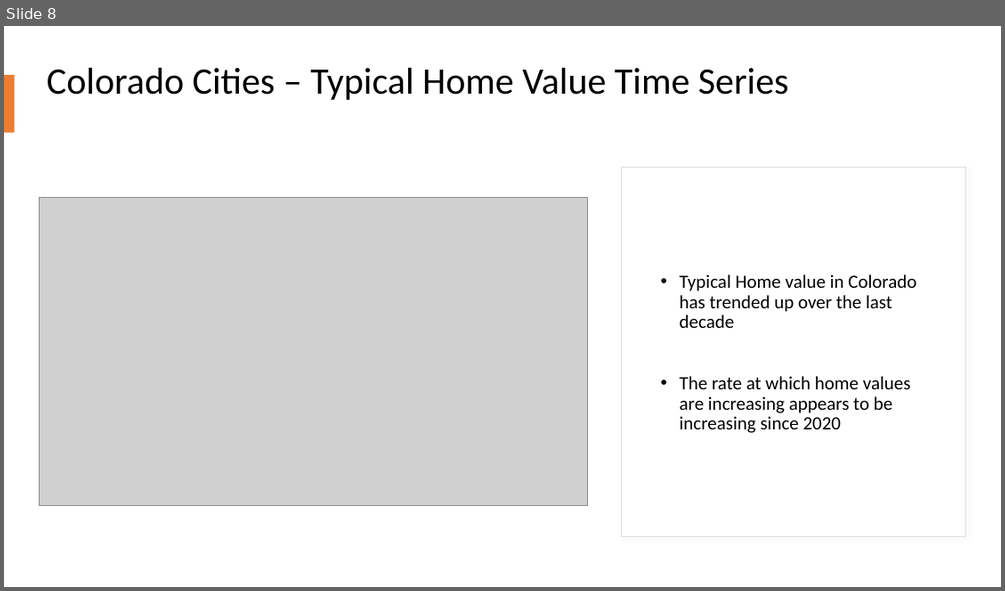
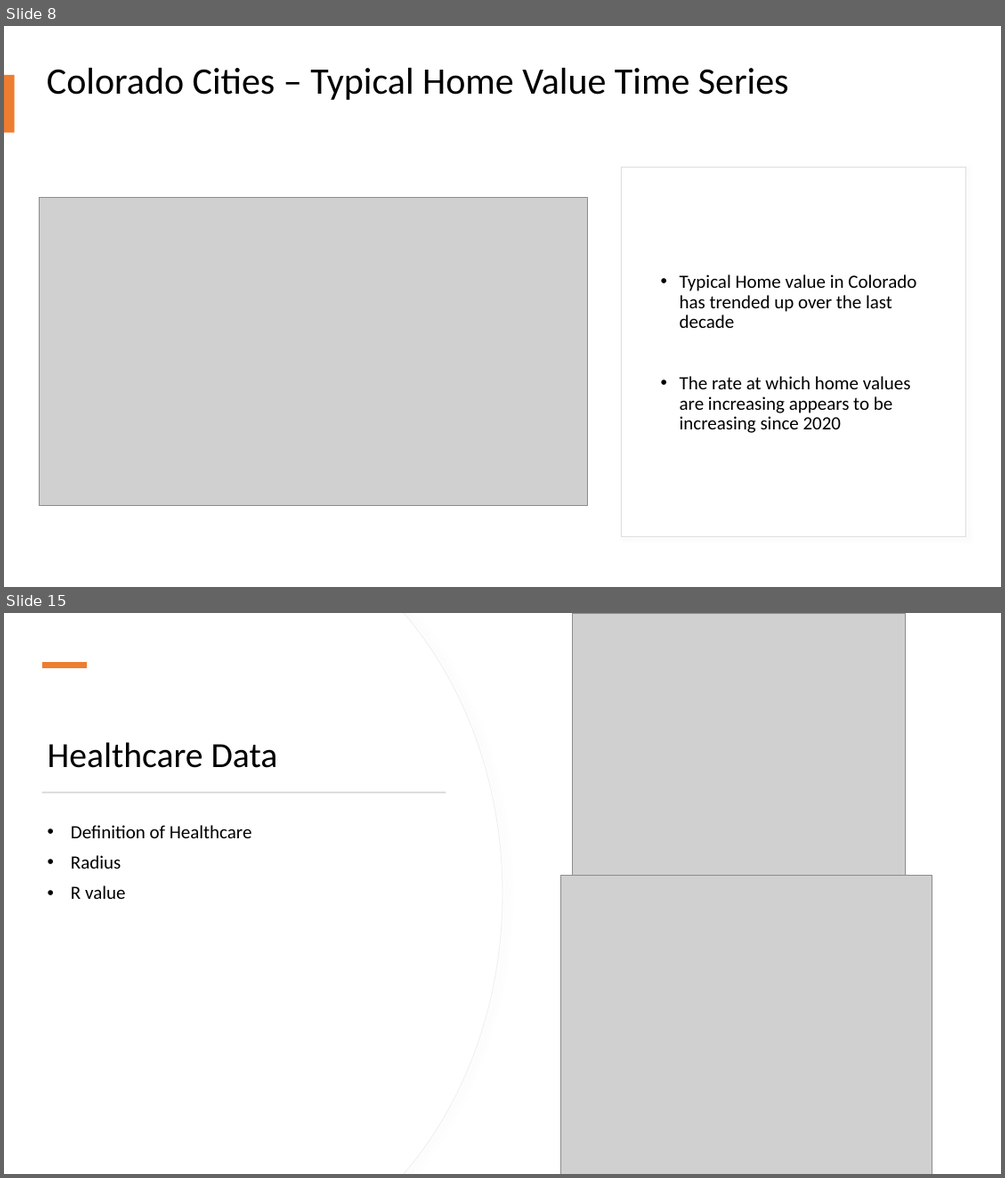
Before and after one commit to StanJohn04/Colorado_Real_Estate, a slide deck: Slide_Deck.pptx. Shown one above the other, each under a label of ours: slide 8 before the commit, slides 8 and 15 after it; the slides between them are not shown. The pictures are 1005x591 and 1005x1178 pixels, drawn with LibreOffice and Linux fonts; fonts in the diff are those of the drawing; grey boxes stand for pictures. Boxes give left, top, right and bottom in pixels: in the first picture for what was removed or moved away, otherwise in the second. Text is boxed around its words. In the diff, an @@ line names an element or a change of style, - is before the commit and + after.

```diff
--- a/Slide_Deck.pptx
+++ b/Slide_Deck.pptx
@@ slide 15 added at box(4, 613, 1001, 1174), background #FFFFFF @@
@@ freeform shape added at box(4, 613, 502, 1174), fill #FFFFFF, outline #EFEFEF 0.75 pt @@
@@ freeform shape added at box(4, 613, 502, 1174), fill #FFFFFF @@
@@ picture added at box(573, 613, 906, 876) @@
@@ rectangle added at box(42, 662, 87, 668), fill #ED7D31 @@
@@ title added at box(48, 742, 278, 768), 34 pt, text #000000 @@
+Healthcare Data
@@ rectangle added at box(42, 792, 446, 793), fill #D5D5D5 @@
@@ text added at box(71, 825, 252, 899), 18 pt, text #000000 @@
+• Definition of Healthcare
+• Radius
+• R value
@@ picture added at box(561, 876, 932, 1174) @@
```
Also in this commit, not shown: 7 slides changed, 3 other slides added, 1 other file.
